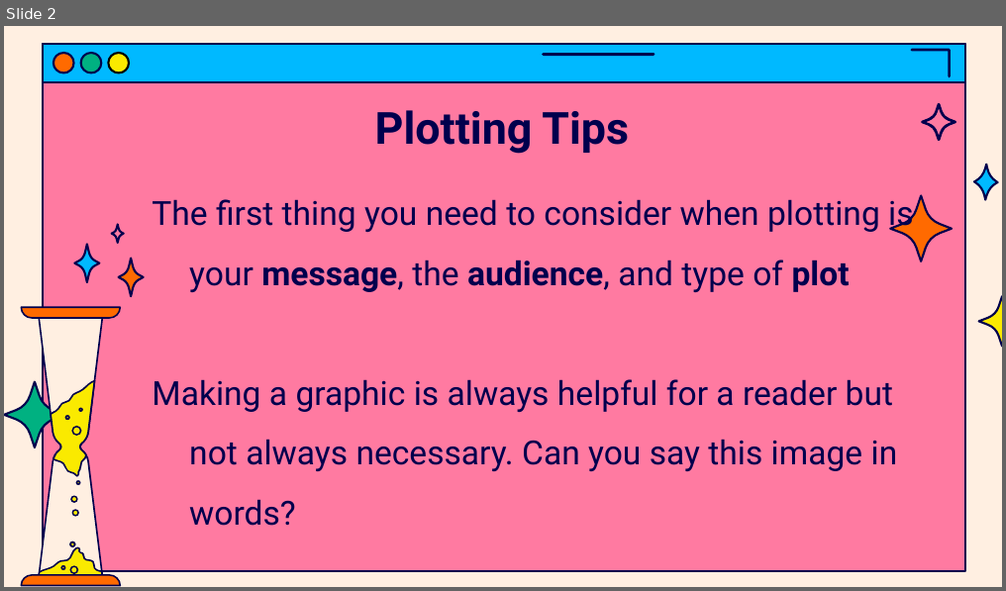
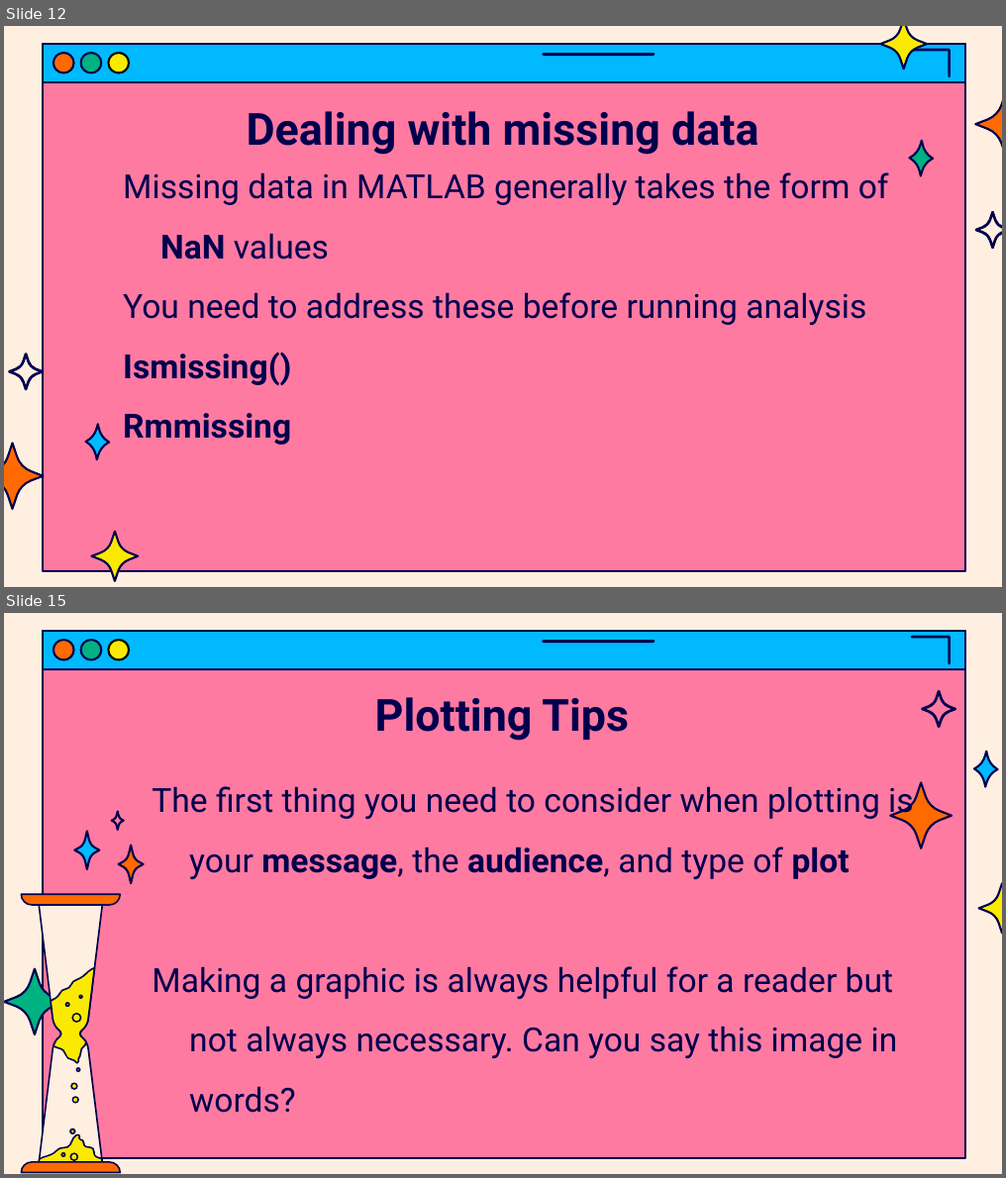
Before and after one commit to jasondsc/MATDRAB2MATFAB, a slide deck: slides/MATLAB_class_4.pptx. Shown one above the other, each under a label of ours: slide 2 before the commit, slides 12 and 15 after it; the slides between them are not shown. The pictures are 1006x591 and 1006x1178 pixels, drawn with LibreOffice and Linux fonts; fonts in the diff are those of the drawing. Boxes give left, top, right and bottom in pixels: in the first picture for what was removed or moved away, otherwise in the second. Text is boxed around its words. In the diff, an @@ line names an element or a change of style, - is before the commit and + after.

```diff
--- a/slides/MATLAB_class_4.pptx
+++ b/slides/MATLAB_class_4.pptx
@@ slide 12 added at [4,26,1002,587], background #FFEFE1; not listed: 1 template element that a slide beside it also shows @@
@@ group added at [43,44,965,81]: 6 freeform shapes @@
@@ freeform shape added at [880,26,926,69], fill #FAEA00, outline #00004D 1.5 pt @@
@@ title added at [247,111,758,155], 32 pt, text #00004D, bold @@
+Dealing with missing data
@@ freeform shape added at [975,91,1002,157], fill #FF6A00, outline #00004D 1.5 pt @@
@@ freeform shape added at [909,141,933,176], fill #00B181, outline #00004D 1.5 pt @@
@@ text added at [123,173,889,445], 24 pt, text #00004D @@
+Missing data in MATLAB generally takes the form of NaN values
+You need to address these before running analysis
+Ismissing()
+Rmmissing
@@ freeform shape added at [975,211,1002,249], fill #00004D, outline #00004D 0.75 pt @@
@@ freeform shape added at [9,354,43,390], fill #00004D, outline #00004D 0.75 pt @@
@@ freeform shape added at [86,424,110,460], fill #00B9FF, outline #00004D 1.5 pt @@
@@ freeform shape added at [4,443,43,509], fill #FF6A00, outline #00004D 1.5 pt @@
@@ freeform shape added at [92,532,138,581], fill #FAEA00, outline #00004D 1.5 pt @@
@@ what was slide 2 is now slide 15 @@
```
Also in this commit, not shown: 1 slide changed, 12 other slides added, 10 other files.
